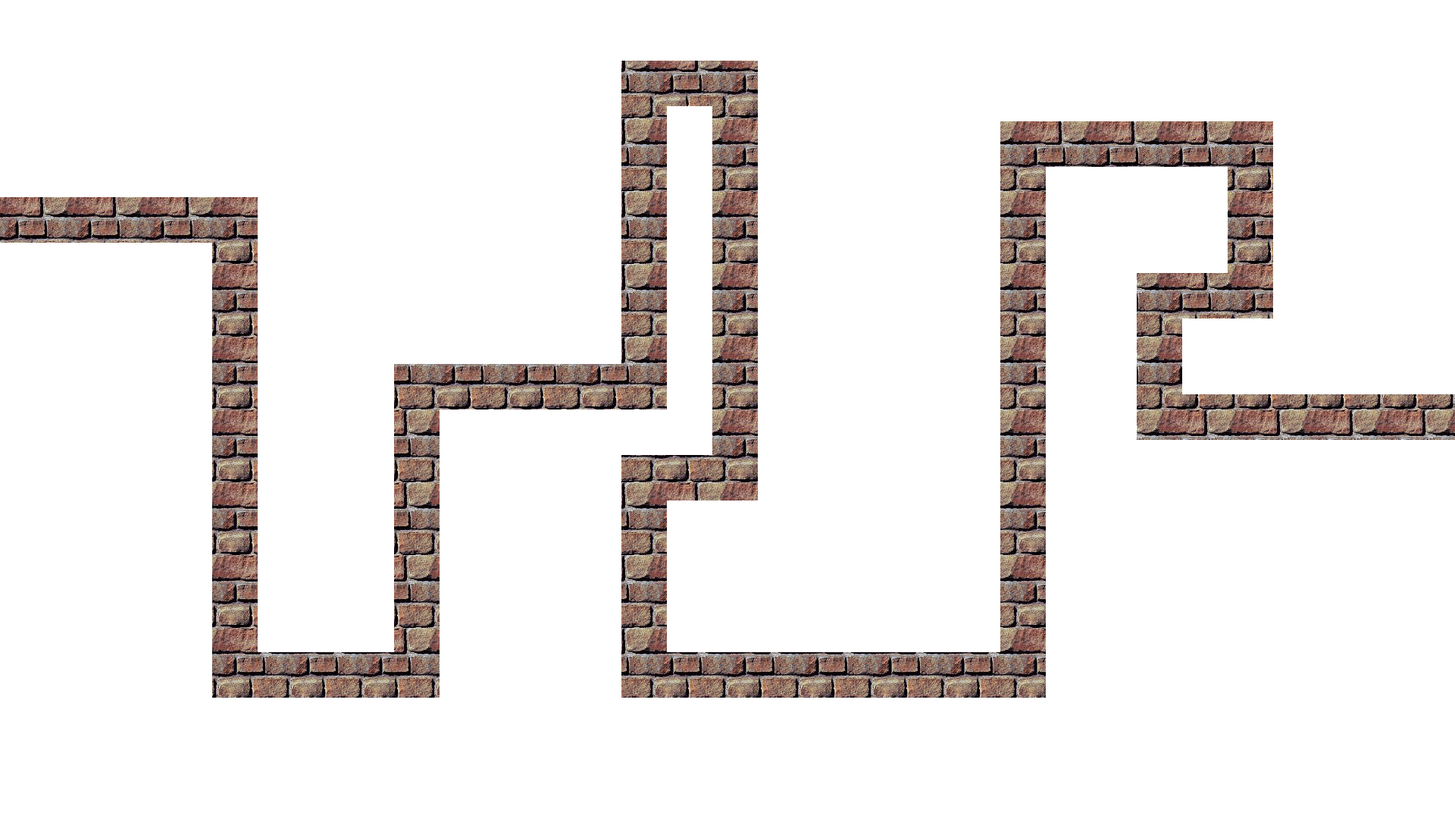
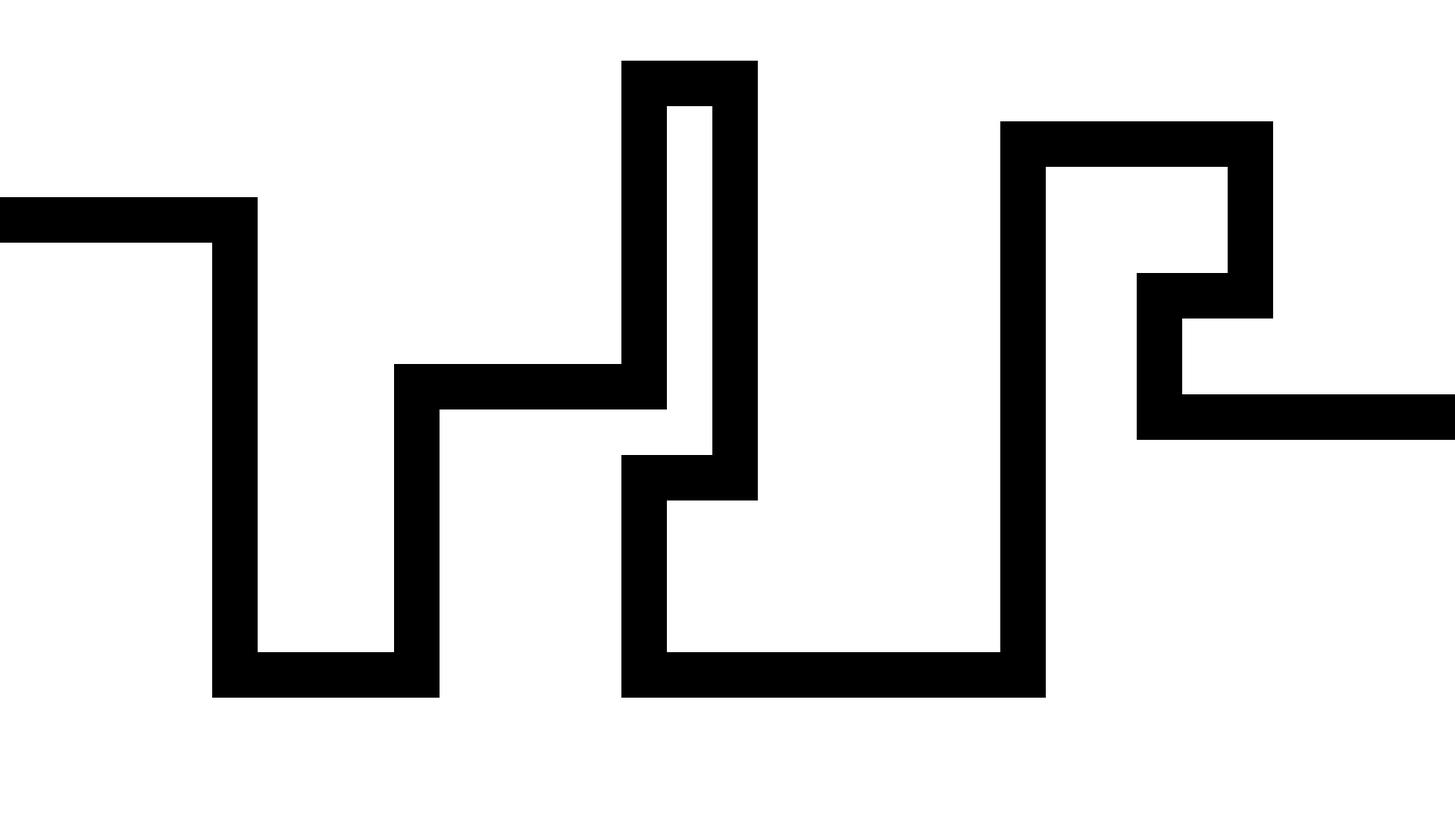
Revision of a layered w=1455, h=819 image; what changed, layer by layer:
added layer "Layer" above "Layer #1" over (0, 60, 1455, 698)
hid "Layer #1" over (0, 60, 1455, 698)
